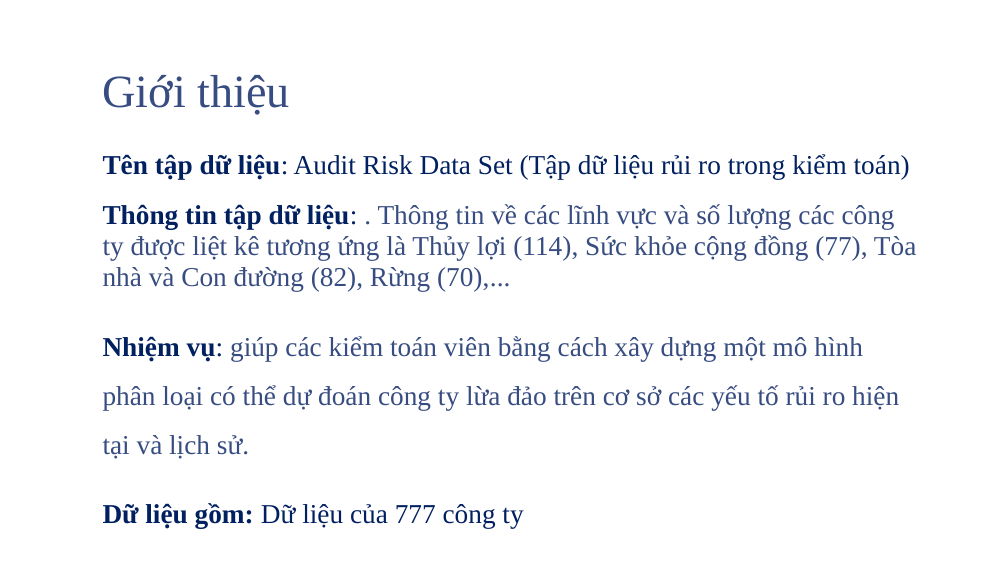
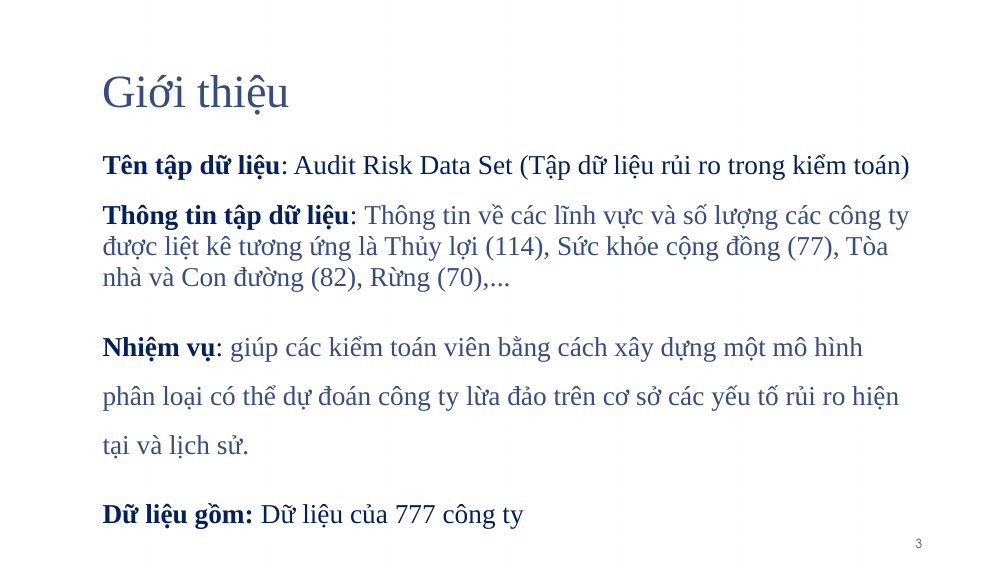
Before and after one commit to trungcpag/machine-CTU, a slide deck: slide 3 of report.pptx. Drawn at 1008x567 pixels with LibreOffice and Linux fonts; fonts in the diff are those of the drawing; background and template pictures are left out. Boxes give left, top, right and bottom in pixels: in the first picture for what was removed or moved away, otherwise in the second. Text is boxed around its words. In the diff, an @@ line names an element or a change of style, - is before the commit and + after.

```diff
--- a/report.pptx
+++ b/report.pptx
@@ text at (103,204,909,291): text changed @@
-Thông tin tập dữ liệu: . Thông tin về các lĩnh vực và số lượng các công ty được liệt kê tương ứng là Thủy lợi (114), Sức khỏe cộng đồng (77), Tòa nhà và Con đường (82), Rừng (70),...
+Thông tin tập dữ liệu: Thông tin về các lĩnh vực và số lượng các công ty được liệt kê tương ứng là Thủy lợi (114), Sức khỏe cộng đồng (77), Tòa nhà và Con đường (82), Rừng (70),...
@@ page number added at (915,538,922,548), 12 pt, text #595959 @@
+3
```
Also in this commit, not shown: 8 other slides changed, 2 slides added, 2 slides removed.
